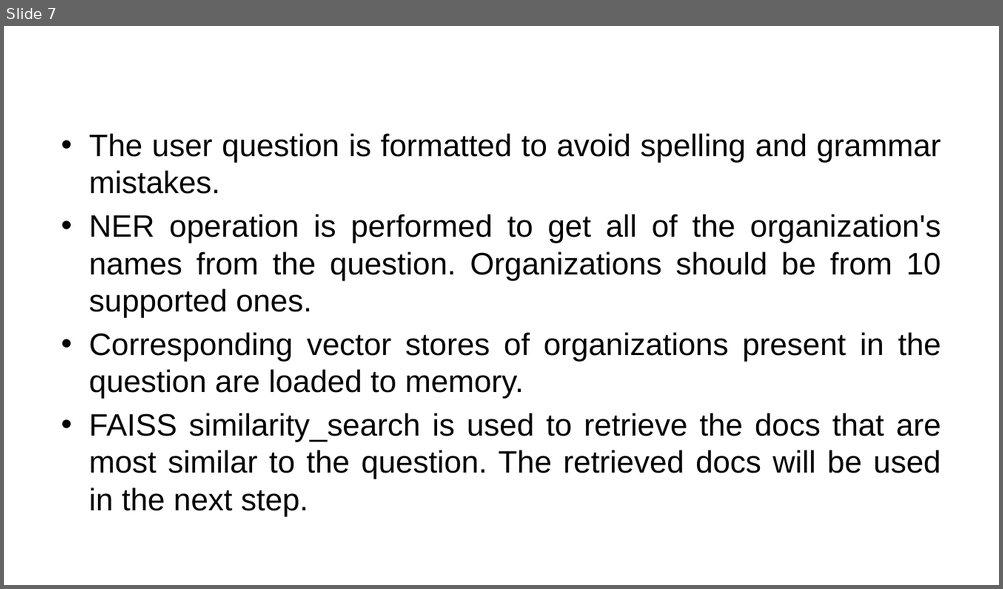
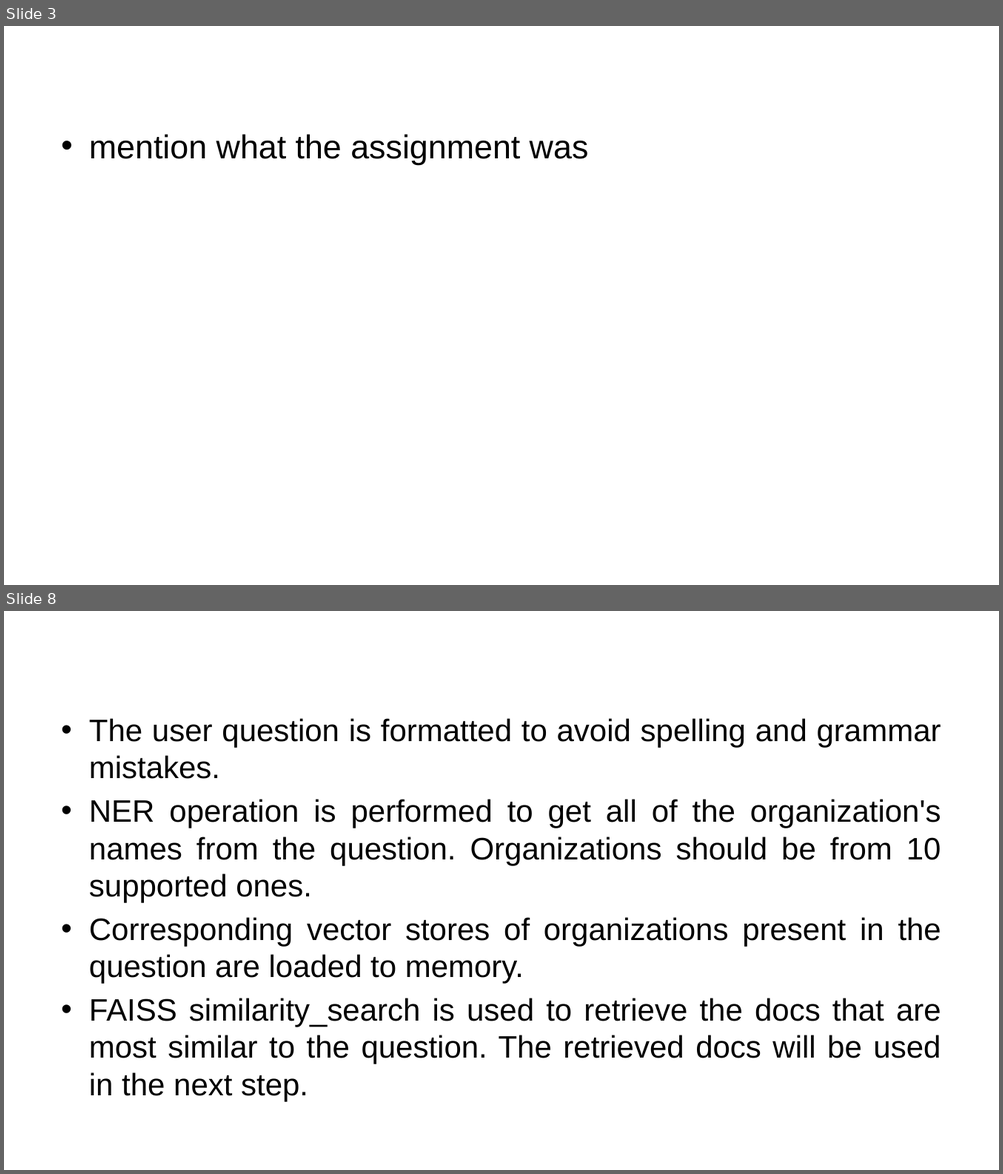
Before and after one commit to rgkannan676/Financial_Q-A_Chatbot, a slide deck: Kannan_QA_Chatbot_Assignment.pptx. Shown one above the other, each under a label of ours: slide 7 before the commit, slides 3 and 8 after it; the slides between them are not shown. The pictures are 1003x589 and 1003x1174 pixels, drawn with LibreOffice and Linux fonts; fonts in the diff are those of the drawing; background and template pictures are left out. Boxes give left, top, right and bottom in pixels: in the first picture for what was removed or moved away, otherwise in the second. Text is boxed around its words. In the diff, an @@ line names an element or a change of style, - is before the commit and + after.

```diff
--- a/Kannan_QA_Chatbot_Assignment.pptx
+++ b/Kannan_QA_Chatbot_Assignment.pptx
@@ slide 3 added at <box>4,26,999,585</box>, background picture (left out) @@
@@ text added at <box>89,134,589,165</box>, 32 pt, text #000000 @@
+• mention what the assignment was
@@ what was slide 7 is now slide 8 @@
```
Also in this commit, not shown: 6 slides changed, 3 other slides added, 1 slide removed.
